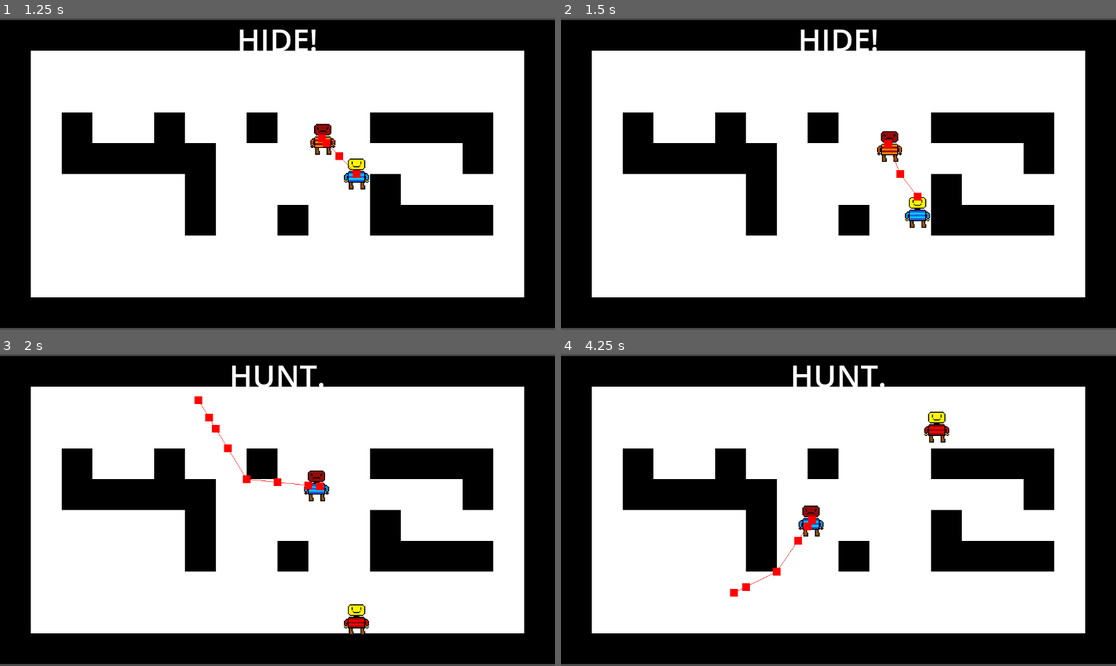
Above: before the commit, frames 1-4 (two rows, left to right).
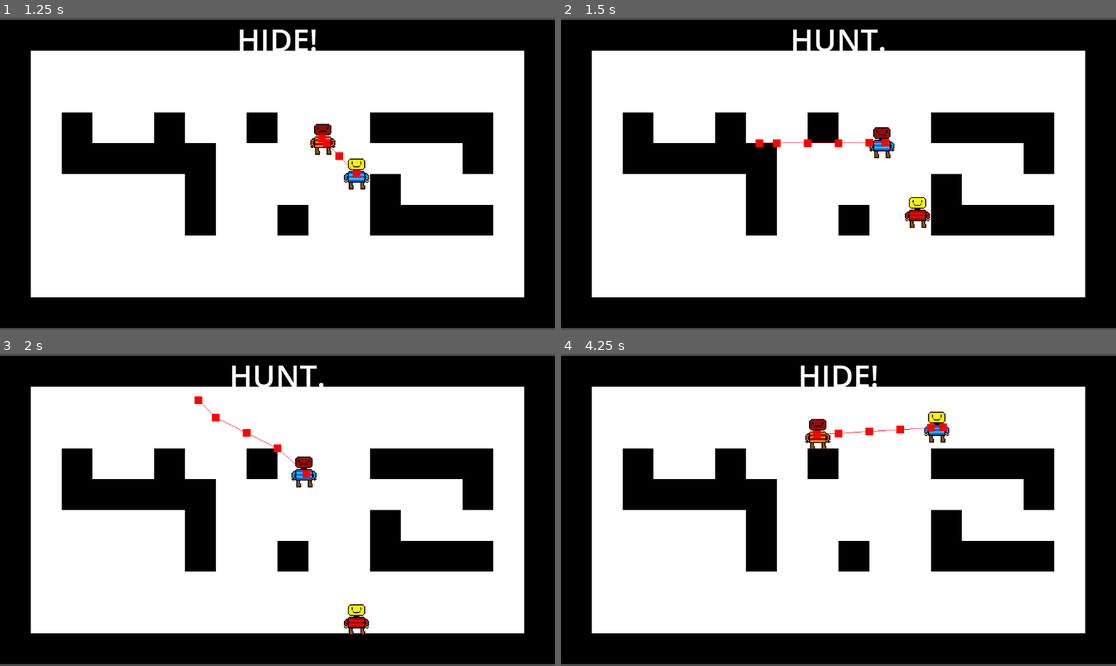
Above: after the commit, the same moments.

Repository: LegoMaster7001/fargo-game-jam-2025
Game: Godot game, scene res://Scenes/Game.tscn
Two runs of this game, one before a commit and one after it. Both use one fixed random seed, a clock stepped at 60 frames per second and the inputs below.
Inputs:
- Up to frame 1 (1.25 s): hold Right (ui_right) from 0.53 s (still down); hold Space (call_groundies) from 0.53 s (still down)
- Up to frame 2 (1.5 s): release Right (ui_right) at 1.28 s; release Space (call_groundies) at 1.28 s; hold Down (ui_down) from 1.28 s (still down); tap Space (call_groundies) at 1.35 s
- Up to frame 3 (2 s): keep holding Down (ui_down)
- Up to frame 4 (4.25 s): release Down (ui_down) at 2.03 s; hold Right (ui_right) 2.03-2.78 s; hold E 2.03-2.78 s; tap Space (call_groundies) at 2.3, 2.85 s; hold Up (ui_up) 2.78-3.53 s; hold Left (ui_left) from 3.53 s (still down); hold Space (call_groundies) from 3.53 s (still down); tap F (debug_flip_role) at 4.15 s

Frame 1 is identical in both runs. In frame 2, 1.5% of the frame differs, in the area x 35-67%, y 3-65%; in frame 3, 1.0%; in frame 4, 1.7%, in the area x 30-70%, y 3-78%.
Error before the commit: Invalid call. Nonexistent function 'flip_role' in base 'CharacterBody2D (Enemy)'. (res://Scripts/groundies_area.gd:9)

Commit message:
fix: disable calling groundies while player is hunting
also update GroundiesArea to use Global.flip_role

Diff:
--- a/Scripts/Player.gd
+++ b/Scripts/Player.gd
@@ -11,6 +11,7 @@
 
 func _ready() -> void:
 	assert(groundies_area !=  null, "Player: assign groundies area")
+	_on_role_changed(Global.hunted)
 	Global.role_changed.connect(_on_role_changed)
 
 func _physics_process(delta: float):
@@ -18,7 +19,6 @@
 	checkDashing()
 
 	move_and_slide()
-	changeSprites()
 
 func _unhandled_input(event: InputEvent):
 	dir.x = Input.get_axis("ui_left", "ui_right")
@@ -29,7 +29,7 @@
 		groundies_area.try_call_groundies()
 
 	if event.is_action_pressed("debug_flip_role"):
-		groundies_area.enemy.flip_role()
+		Global.flip_role()
 
 func checkDashing():
 	if Input.is_key_pressed(KEY_E) && dashReady:
@@ -53,4 +53,4 @@
 		$Sprite2D.texture = load("res://Images/PlayerAngry.png")
 
 func _on_role_changed(hunted: bool) -> void:
-	pass
+	changeSprites()
--- a/Scripts/groundies_area.gd
+++ b/Scripts/groundies_area.gd
@@ -6,6 +6,7 @@
 func try_call_groundies() -> bool:
 	if not overlaps_body(enemy):
 		return false
-	enemy.flip_role()
-	enemy.global_position = enemy.initial_pos
+	if Global.hunted:
+		return false
+	Global.flip_role()
 	return true
Not shown: 1 places in Scenes/Game.tscn that only renumber resources
